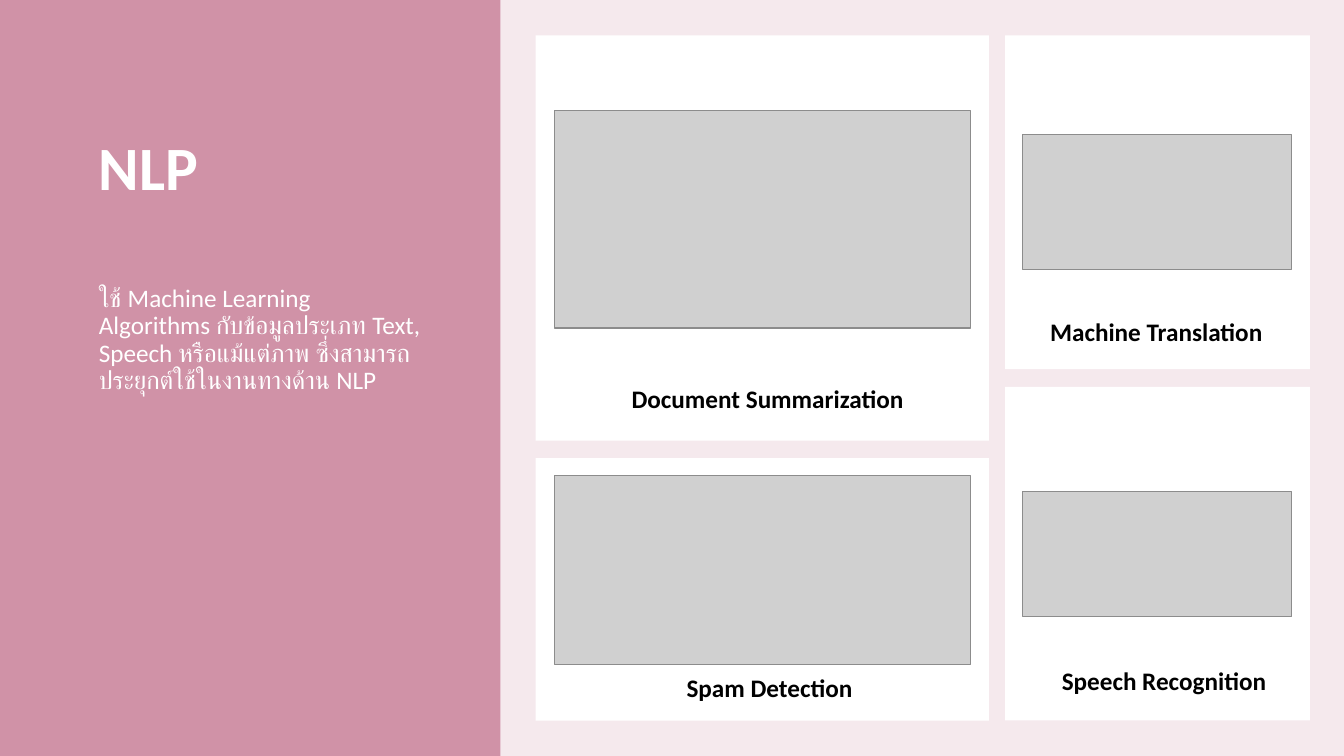
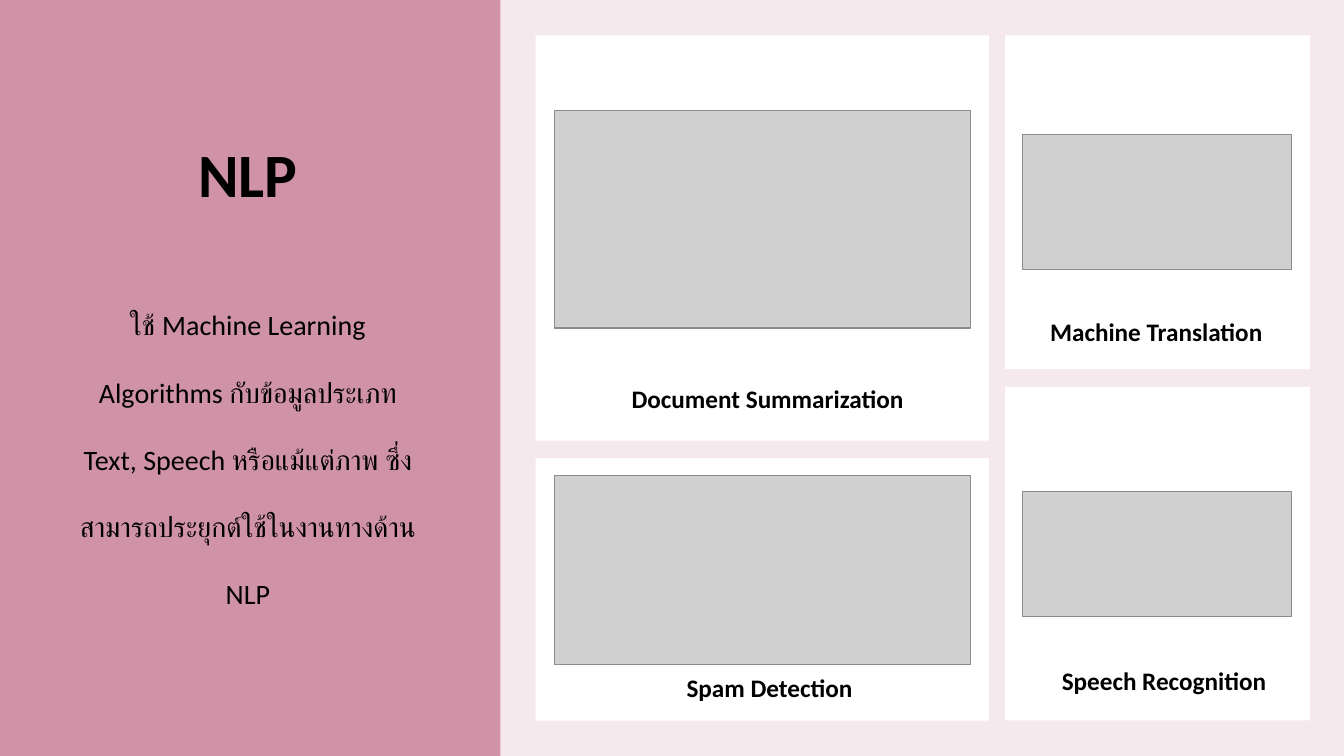
Before and after one commit to SpriteKitz/FakeNewsProject, a slide deck: slide 3 of Doc/Detection Fake News with NLP model.pptx. Drawn at 1344x756 pixels with LibreOffice and Linux fonts; fonts in the diff are those of the drawing; grey boxes stand for pictures. Boxes give left, top, right and bottom in pixels: in the first picture for what was removed or moved away, otherwise in the second. Text is boxed around its words. In the diff, an @@ line names an element or a change of style, - is before the commit and + after.

```diff
--- a/Doc/Detection Fake News with NLP model.pptx
+++ b/Doc/Detection Fake News with NLP model.pptx
@@ title "NLP": place and size @@
-title "NLP" at bbox=[99, 150, 198, 190]
+title "NLP" at bbox=[198, 157, 297, 197]
@@ title "NLP" at bbox=[198, 157, 297, 197]: text colour #FFFFFF to #000000; alignment left to centre @@
@@ text "ใช้ Machine Learning Algorithms กับข้อมูลประเภท ...": place and size @@
-text "ใช้ Machine Learning Algorithms กับข้อมูลประเภท ..." at bbox=[99, 288, 420, 396]
+text "ใช้ Machine Learning Algorithms กับข้อมูลประเภท ..." at bbox=[80, 314, 416, 604]
@@ text "ใช้ Machine Learning Algorithms กับข้อมูลประเภท ..." at bbox=[80, 314, 416, 604]: size 18 to 20 pt, text colour #FFFFFF to #000000; alignment left to centre; line spacing 0.9 to 2 @@
```
Also in this commit, not shown: 1 other slide changed, 1 slide removed.
